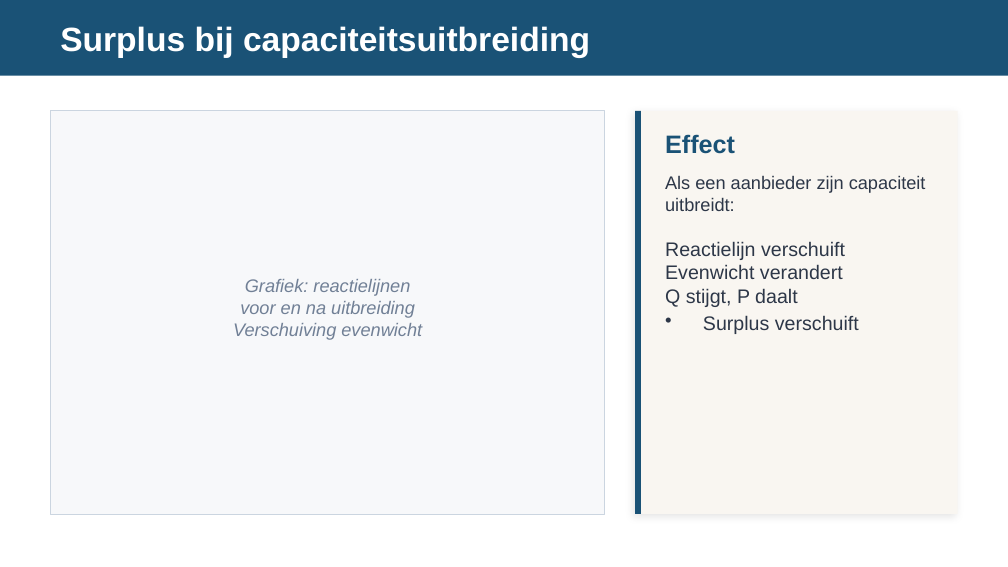
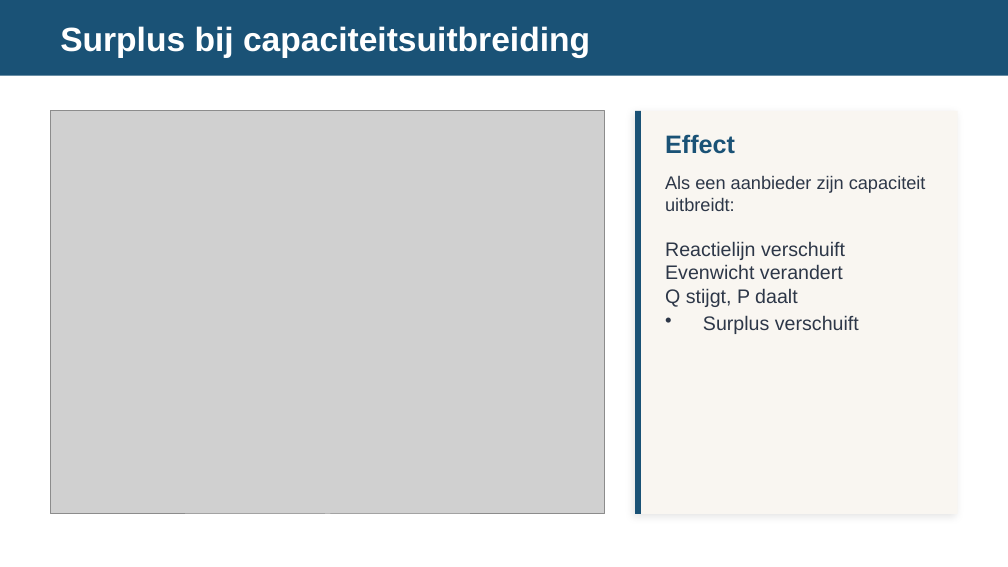
Before and after one commit to meijer1973/economie-vwo4-m3, a slide deck: slide 10 of 3.2 Hoofdstuk 2 - Marktvormen en hun marktevenwicht/3.2.7 Paragraaf 7 - Toepassen/2. Leren/3.2.7 Toepassen – presentatie.pptx. Drawn at 1008x567 pixels with LibreOffice and Linux fonts; fonts in the diff are those of the drawing; grey boxes stand for pictures. Boxes give left, top, right and bottom in pixels: in the first picture for what was removed or moved away, otherwise in the second. Text is boxed around its words. In the diff, an @@ line names an element or a change of style, - is before the commit and + after.

```diff
--- a/3.2 Hoofdstuk 2 - Marktvormen en hun marktevenwicht/3.2.7 Paragraaf 7 - Toepassen/2. Leren/3.2.7 Toepassen – presentatie.pptx
+++ b/3.2 Hoofdstuk 2 - Marktvormen en hun marktevenwicht/3.2.7 Paragraaf 7 - Toepassen/2. Leren/3.2.7 Toepassen – presentatie.pptx
@@ rectangle removed at (50,111,605,514) @@
@@ picture added at (50,111,605,514) @@
@@ text removed at (233,279,422,340) @@
-Grafiek: reactielijnen
-voor en na uitbreiding
-Verschuiving evenwicht
```
Also in this commit, not shown: 1 other slide changed.
